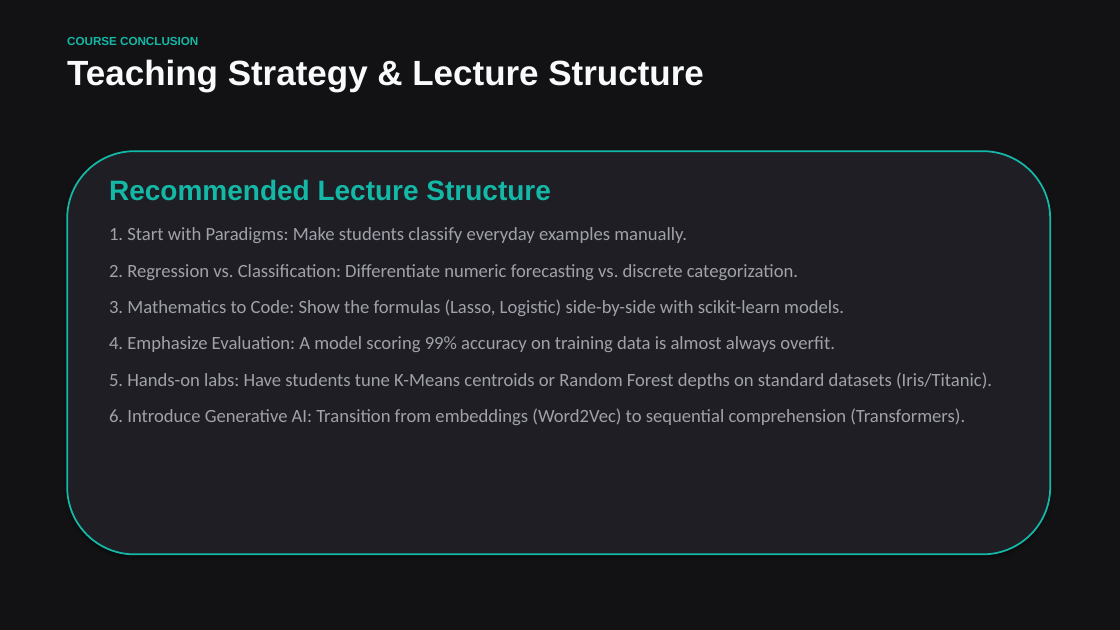
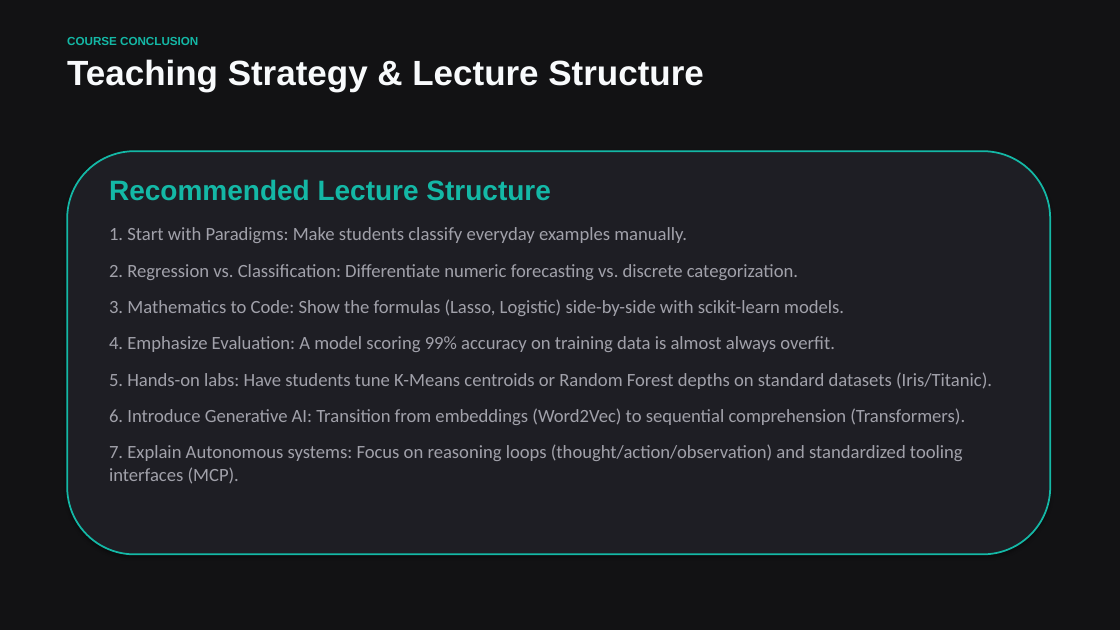
Before and after one commit to vdonthireddy/ai-course, a slide deck: slide 31 of machine_learning_fundamentals.pptx (slide 21 before the commit). Drawn at 1120x630 pixels with LibreOffice and Linux fonts; fonts in the diff are those of the drawing. Boxes give left, top, right and bottom in pixels: in the first picture for what was removed or moved away, otherwise in the second. Text is boxed around its words. In the diff, an @@ line names an element or a change of style, - is before the commit and + after.

```diff
--- a/machine_learning_fundamentals.pptx
+++ b/machine_learning_fundamentals.pptx
@@ text at box(109, 444, 963, 484): paragraph added @@
+7. Explain Autonomous systems: Focus on reasoning loops (thought/action/observation) and standardized tooling interfaces (MCP).
```
Also in this commit, not shown: 5 other slides changed, 10 slides added, 2 other files.
